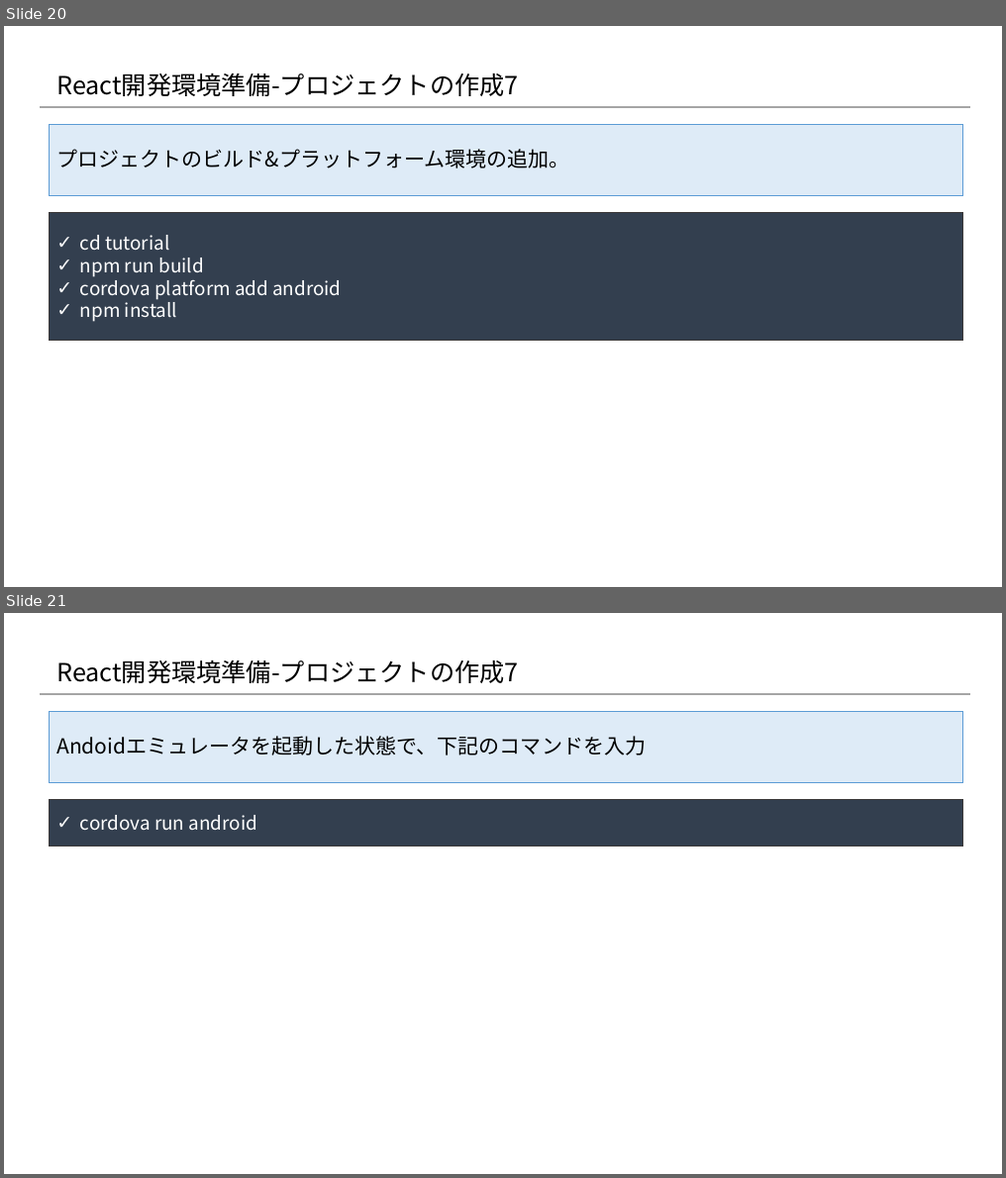
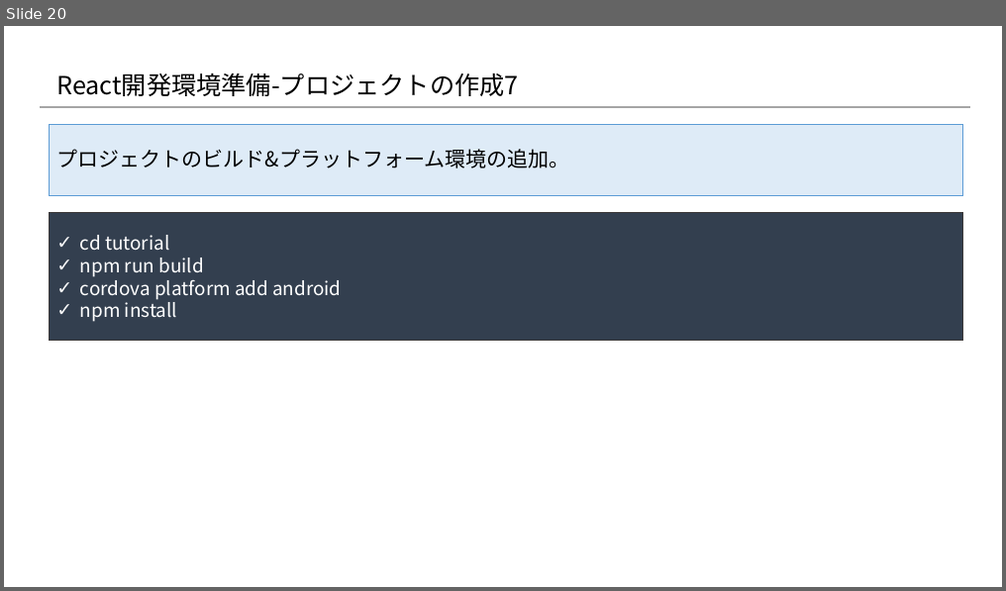
Before and after one commit to konnpeitoon/diary, a slide deck: doc/01_勉強会/01_勉強会資料/20180719_勉強会/02.資料/04_開発環境構築.pptx. Shown one above the other, each under a label of ours: slides 20 and 21 before the commit, slide 20 after it. The pictures are 1006x1178 and 1006x591 pixels, drawn with LibreOffice and Linux fonts; fonts in the diff are those of the drawing; background and template pictures are left out. Boxes give left, top, right and bottom in pixels: in the first picture for what was removed or moved away, otherwise in the second. Text is boxed around its words. In the diff, an @@ line names an element or a change of style, - is before the commit and + after.

```diff
--- a/doc/01_勉強会/01_勉強会資料/20180719_勉強会/02.資料/04_開発環境構築.pptx
+++ b/doc/01_勉強会/01_勉強会資料/20180719_勉強会/02.資料/04_開発環境構築.pptx
@@ slide 21 removed at box(4, 613, 1002, 1174), background #FFFFFF; not listed: 1 template element that a slide beside it also shows @@
@@ title removed at box(56, 661, 518, 683) @@
-React開発環境準備-プロジェクトの作成7
@@ rectangle removed at box(50, 711, 963, 782) @@
-Andoidエミュレータを起動した状態で、下記のコマンドを入力
@@ rectangle removed at box(50, 800, 963, 847) @@
-✓ cordova run android
```
Also in this commit, not shown: 4 slides changed, 8 slides added.
